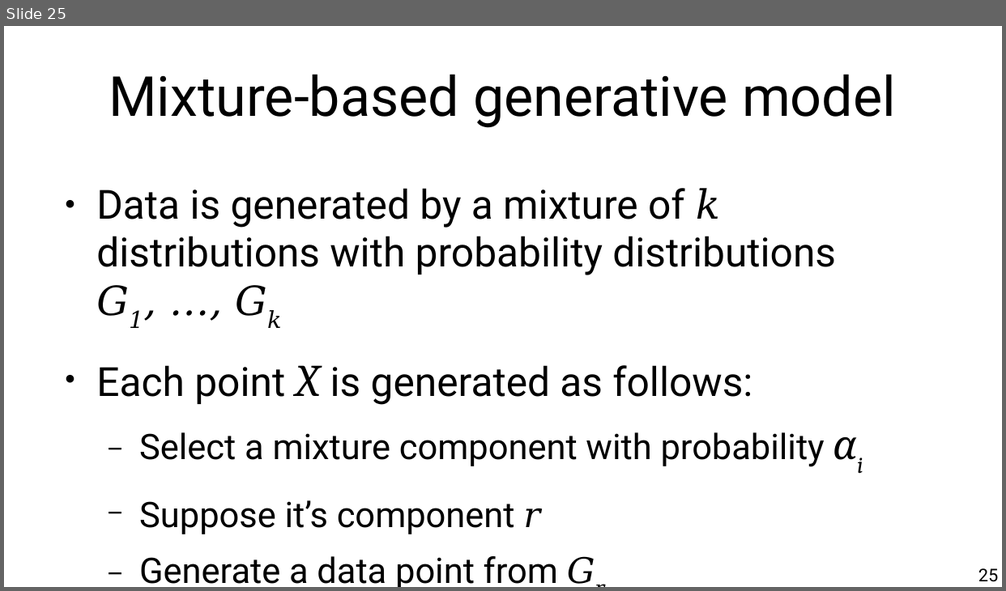
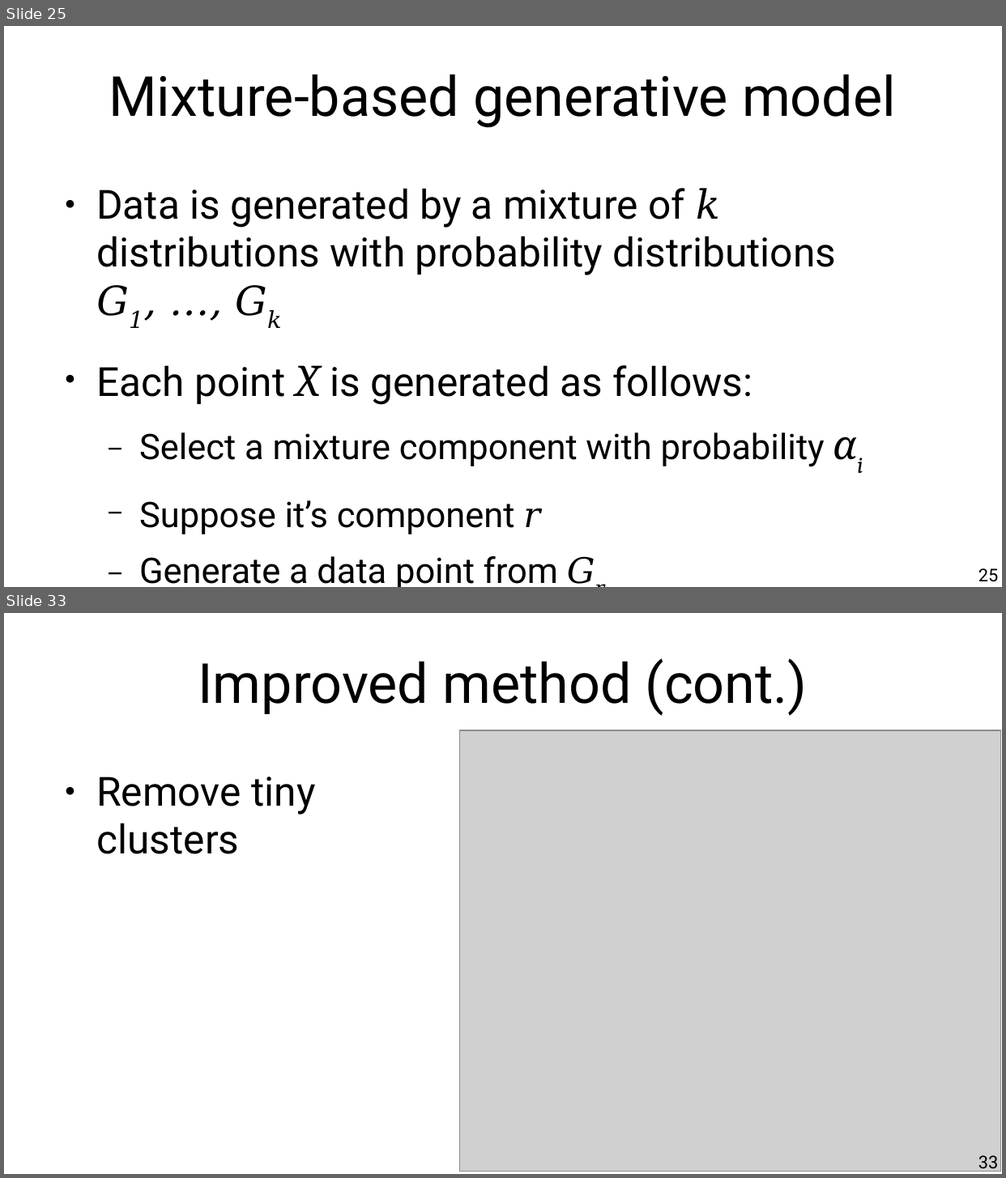
Before and after one commit to chatox/data-mining-course, a slide deck: theory/tt09_outlier_detection.odp. Shown one above the other, each under a label of ours: slide 25 before the commit, slides 25 and 33 after it; the slides between them are not shown. The pictures are 1006x591 and 1006x1178 pixels, drawn with LibreOffice and Linux fonts; fonts in the diff are those of the drawing; grey boxes stand for pictures. Boxes give left, top, right and bottom in pixels: in the first picture for what was removed or moved away, otherwise in the second. Text is boxed around its words. In the diff, an @@ line names an element or a change of style, - is before the commit and + after.

```diff
--- a/theory/tt09_outlier_detection.odp
+++ b/theory/tt09_outlier_detection.odp
@@ slide 33 added at (4, 613, 1002, 1174), background #FFFFFF @@
@@ title added at (198, 658, 808, 716), 44 pt, text #000000 @@
+Improved method (cont.)
@@ picture added at (459, 730, 1001, 1172) @@
@@ text added at (96, 777, 315, 854), 32 pt, text #000000 @@
+● Remove tiny
+  clusters
@@ page number added at (978, 1156, 998, 1174), 14 pt, text #000000 @@
+33
```
Also in this commit, not shown: 5 slides changed, 23 other slides added, 3 slides removed.
